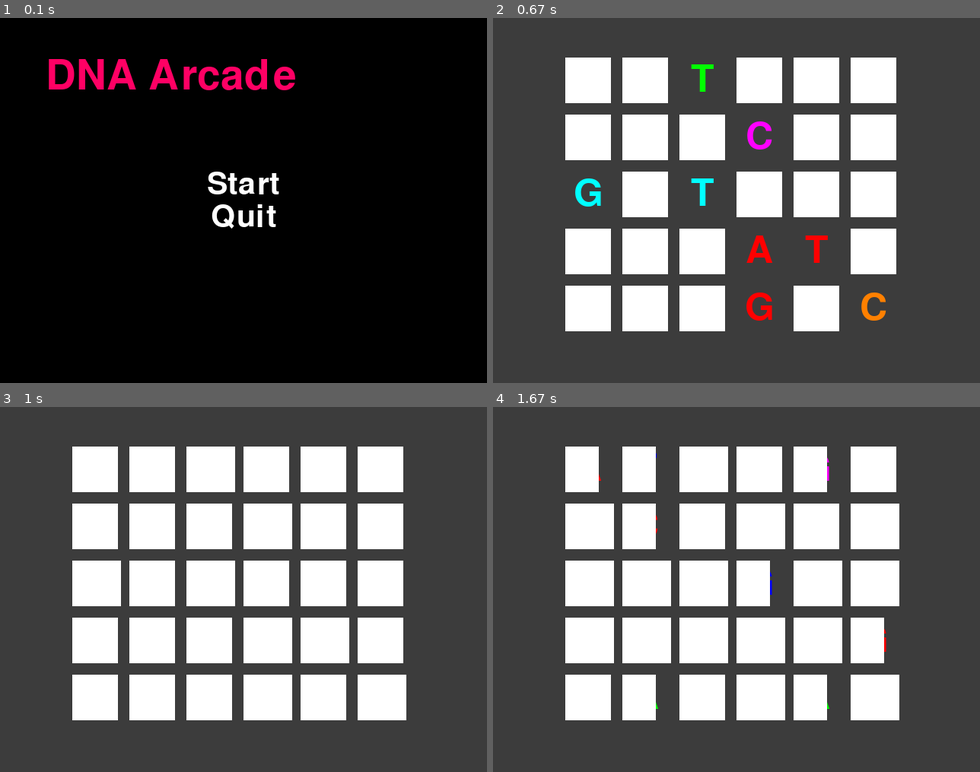
Above: before the commit, frames 1-4 (two rows, left to right).
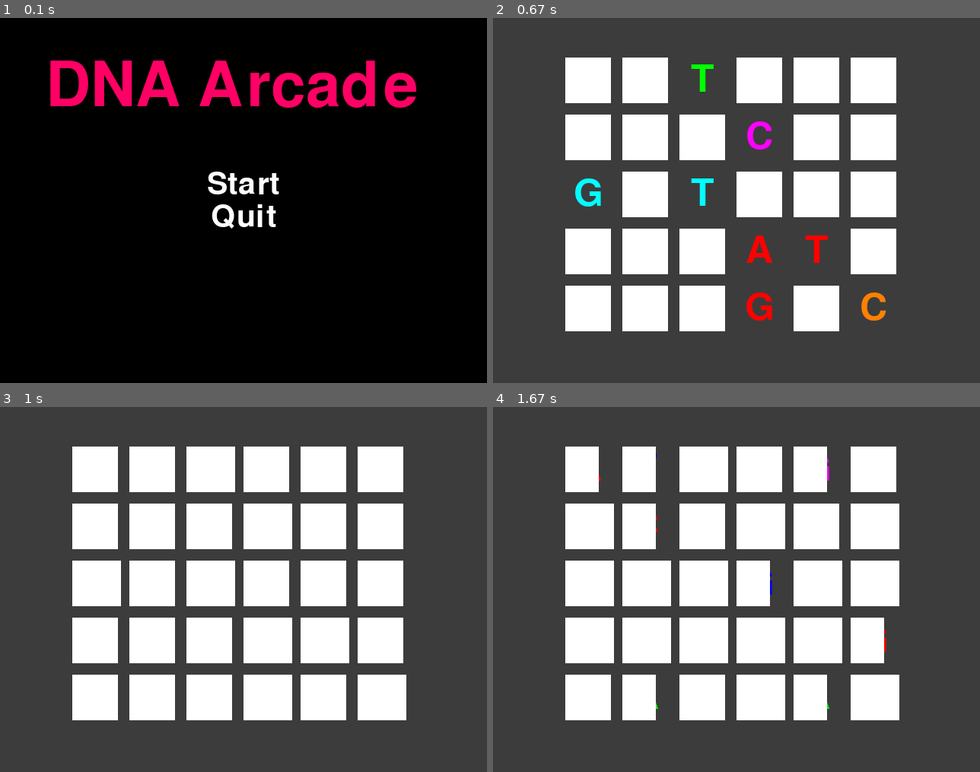
Above: after the commit, the same moments.

Repository: Aksh77/Pygame
Game: pygame game, started from Memory-Game/DNA_Arcade.py
Same seed, same stepped clock (60 frames per second), same inputs: the game is played once before the commit and once after it. The source is Python 2; it was converted automatically to run under Python 3.
Inputs (mouse positions are in pixels of both pictures, inside the frame that each line leads up to):
- Up to frame 1 (0.1 s): no input
- Up to frame 2 (0.67 s): press the mouse at (736, 185) at 0.37 s; move the mouse to (658, 233) at 0.47 s; release the mouse at (585, 284) at 0.6 s
- Up to frame 3 (1 s): no input
- Up to frame 4 (1.67 s): no input

The runs differ from the first frame. In frame 1, 4.6% of the frame differs, in the area x 10-86%, y 11-25%; in frame 2, nothing differs; in frame 3, nothing differs; in frame 4, nothing differs.

Commit message:
Update DNA_Arcade.py

Diff:
--- a/Memory-Game/DNA_Arcade.py
+++ b/Memory-Game/DNA_Arcade.py
@@ -3,7 +3,7 @@
 
 pygame.init()
 
-myfont = pygame.font.SysFont('jokerman', 80)
+myfont = pygame.font.SysFont('jokerman', 120)
 
 class MenuItem(pygame.font.Font):
 	def __init__(self, text, font=None, font_size=60,
